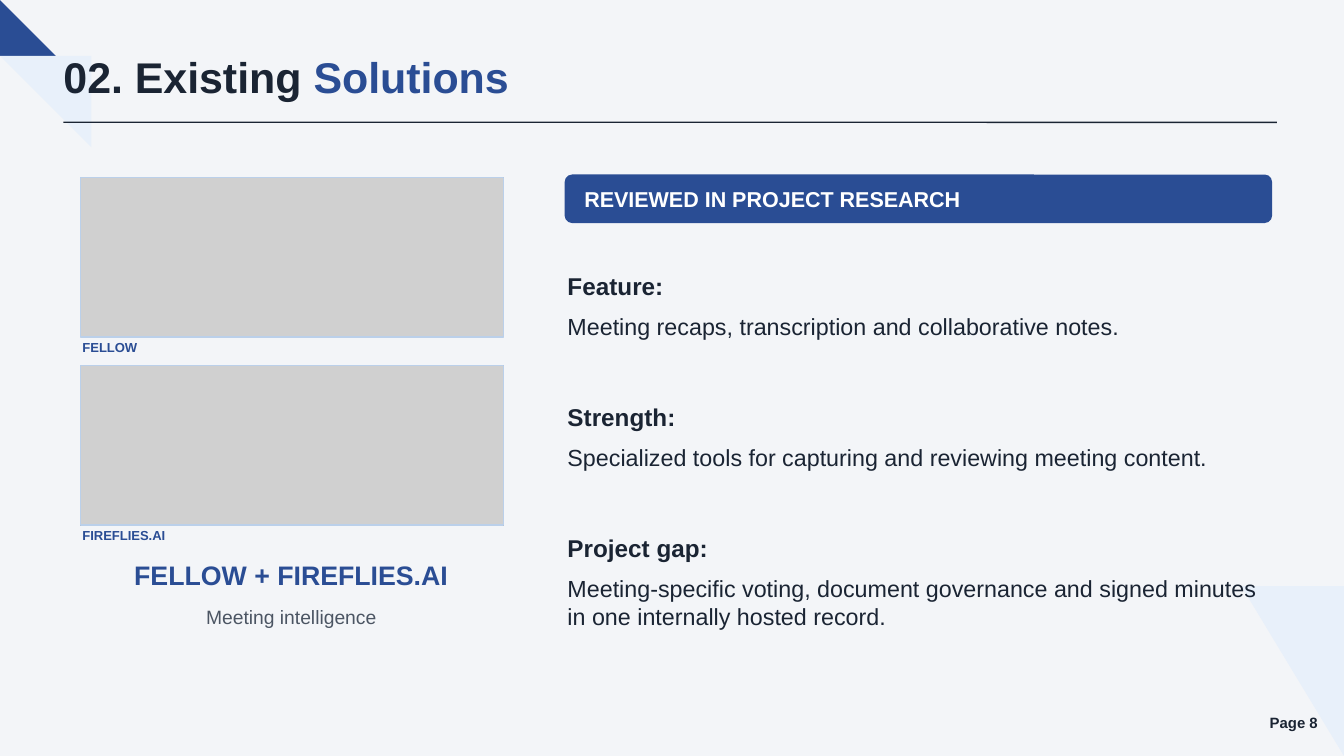
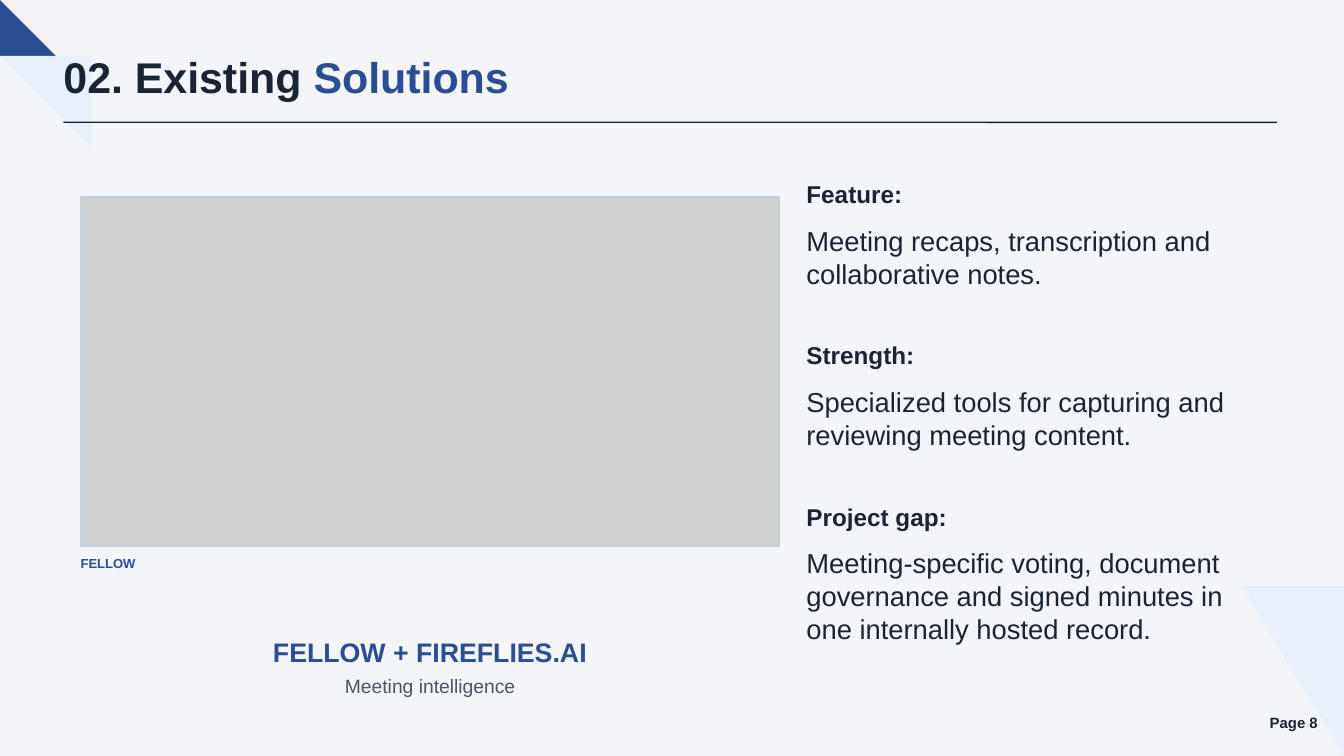
Before and after one commit to callmehai/FU-FA26-G116, a slide deck: slide 8 of docs/08-reports/source/TrustCabinet_Report.pptx. Drawn at 1344x756 pixels with LibreOffice and Linux fonts; fonts in the diff are those of the drawing; grey boxes stand for pictures. Boxes give left, top, right and bottom in pixels: in the first picture for what was removed or moved away, otherwise in the second. Text is boxed around its words. In the diff, an @@ line names an element or a change of style, - is before the commit and + after.

```diff
--- a/docs/08-reports/source/TrustCabinet_Report.pptx
+++ b/docs/08-reports/source/TrustCabinet_Report.pptx
@@ rounded rectangle removed at (564, 175, 1272, 223) @@
@@ text "Feature:": place and size @@
-text "Feature:" at (567, 278, 663, 296)
+text "Feature:" at (806, 186, 902, 204)
@@ picture: place and size @@
-picture at (81, 177, 504, 337)
+picture at (81, 197, 780, 547)
@@ rectangle: place and size @@
-rectangle at (81, 177, 504, 337)
+rectangle at (81, 197, 780, 547)
@@ text removed at (584, 192, 961, 208) @@
-REVIEWED IN PROJECT RESEARCH
@@ size 18.8 to 22 pt in 3 elements at (806, 553, 1222, 645), (806, 392, 1224, 451), (806, 231, 1211, 285) @@
@@ text "Meeting recaps, transcription and collaborative ...": place and size @@
-text "Meeting recaps, transcription and collaborative ..." at (567, 318, 1118, 340)
+text "Meeting recaps, transcription and collaborative ..." at (806, 231, 1211, 285)
@@ text "Strength:": place and size @@
-text "Strength:" at (567, 408, 675, 431)
+text "Strength:" at (806, 346, 914, 369)
@@ picture removed at (81, 366, 504, 525) @@
@@ rectangle removed at (81, 366, 504, 525) @@
@@ text "Specialized tools for capturing and ...": place and size @@
-text "Specialized tools for capturing and ..." at (567, 449, 1207, 471)
+text "Specialized tools for capturing and ..." at (806, 392, 1224, 451)
@@ text "Project gap:": place and size @@
-text "Project gap:" at (567, 539, 708, 562)
+text "Project gap:" at (806, 508, 946, 531)
@@ text removed at (82, 531, 165, 540) @@
-FIREFLIES.AI
@@ text "FELLOW": place and size @@
-text "FELLOW" at (82, 343, 137, 352)
+text "FELLOW" at (81, 559, 136, 568)
@@ text "Meeting-specific voting, document governance and ...": place and size @@
-text "Meeting-specific voting, document governance and ..." at (567, 580, 1256, 630)
+text "Meeting-specific voting, document governance and ..." at (806, 553, 1222, 645)
@@ text "FELLOW + FIREFLIES.AI": place and size @@
-text "FELLOW + FIREFLIES.AI" at (134, 566, 448, 586)
+text "FELLOW + FIREFLIES.AI" at (273, 643, 587, 663)
@@ text "Meeting intelligence": place and size @@
-text "Meeting intelligence" at (206, 610, 376, 628)
+text "Meeting intelligence" at (345, 679, 515, 697)
```
Also in this commit, not shown: 34 other slides changed, 3 slides added, 3 slides removed, 6 other files.
